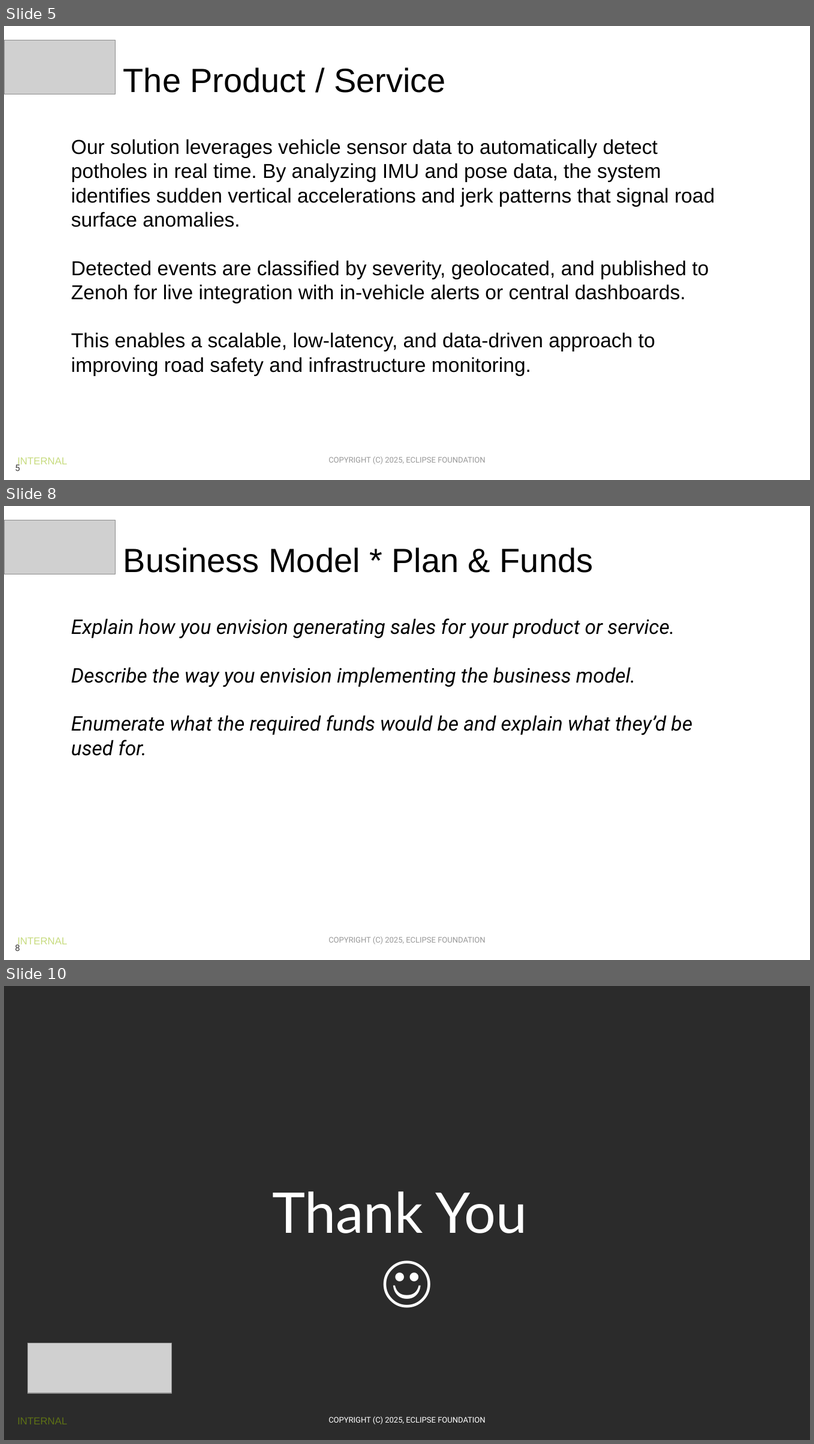
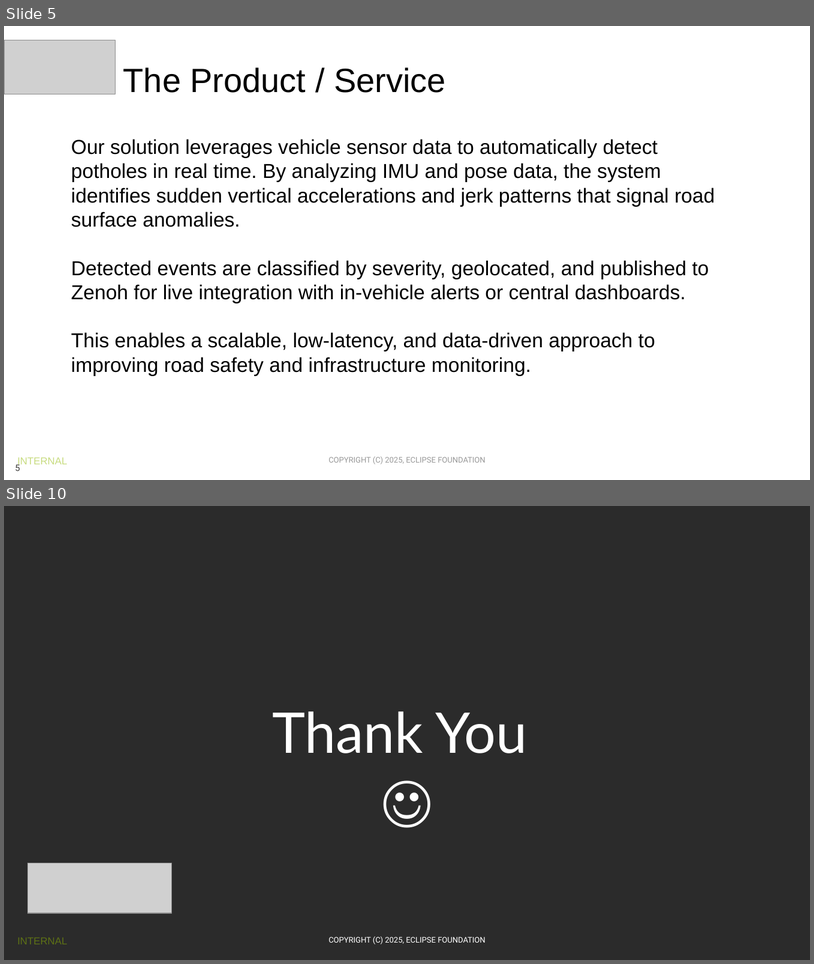
Before and after one commit to Eclipse-SDV-Hackathon-Chapter-Three/TheBigRanch, a slide deck: SDV Hackathon 2025 - Pitching Slides Template.pptx. Shown one above the other, each under a label of ours: slides 5, 8 and 10 before the commit, slides 5 and 10 after it; the slides between them are not shown. The pictures are 814x1444 and 814x964 pixels, drawn with LibreOffice and Linux fonts; fonts in the diff are those of the drawing; grey boxes stand for pictures; background and template pictures are left out; a plain dark background stands for a picture behind light text. Boxes give left, top, right and bottom in pixels: in the first picture for what was removed or moved away, otherwise in the second. Text is boxed around its words. In the diff, an @@ line names an element or a change of style, - is before the commit and + after.

```diff
--- a/SDV Hackathon 2025 - Pitching Slides Template.pptx
+++ b/SDV Hackathon 2025 - Pitching Slides Template.pptx
@@ slide 8 removed at (x1=4, y1=506, x2=810, y2=960), background #FFFFFF; not listed: 3 template elements that a slide beside it also shows @@
@@ picture removed at (x1=4, y1=520, x2=115, y2=574) @@
@@ title removed at (x1=123, y1=547, x2=594, y2=573) @@
-Business Model * Plan & Funds
@@ text removed at (x1=71, y1=618, x2=693, y2=756) @@
-Explain how you envision generating sales for your product or service.
-Describe the way you envision implementing the business model.
-Enumerate what the required funds would be and explain what they’d be used for.
```
Also in this commit, not shown: 2 slides changed, 3 slides added, 2 other slides removed.
